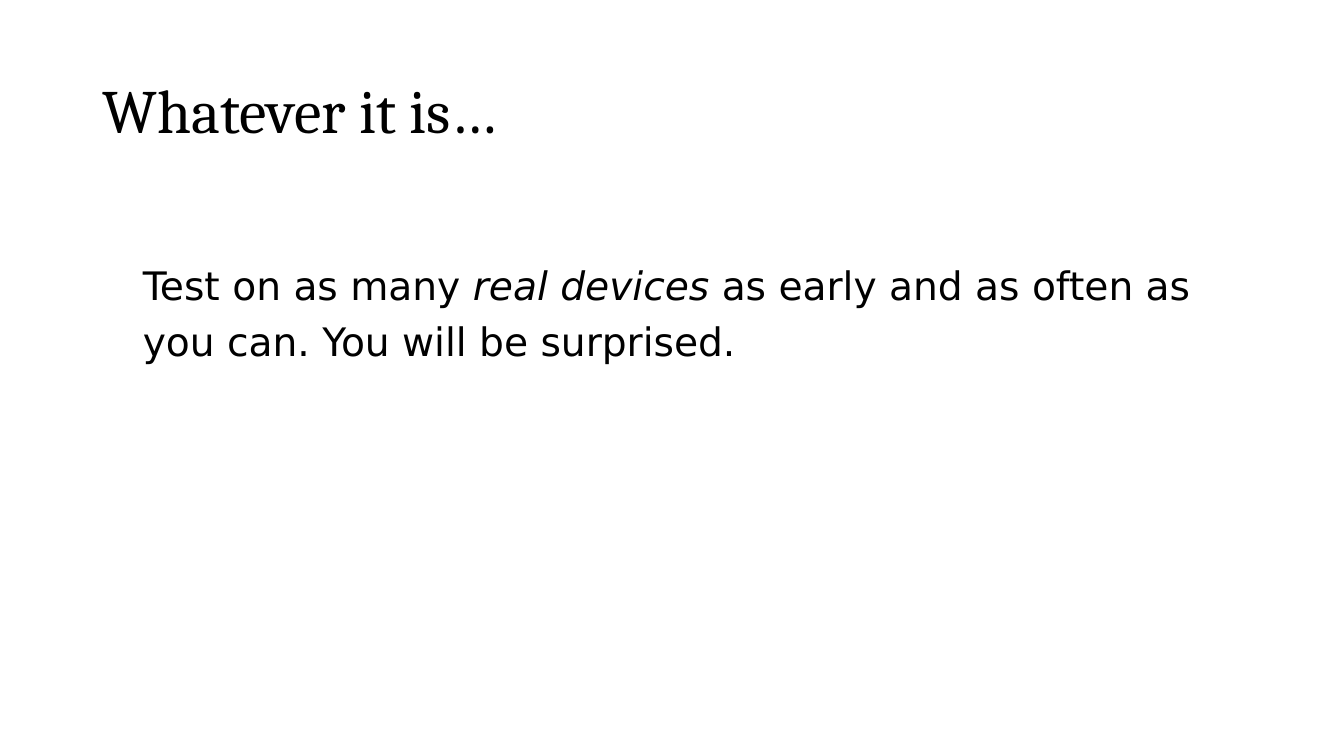
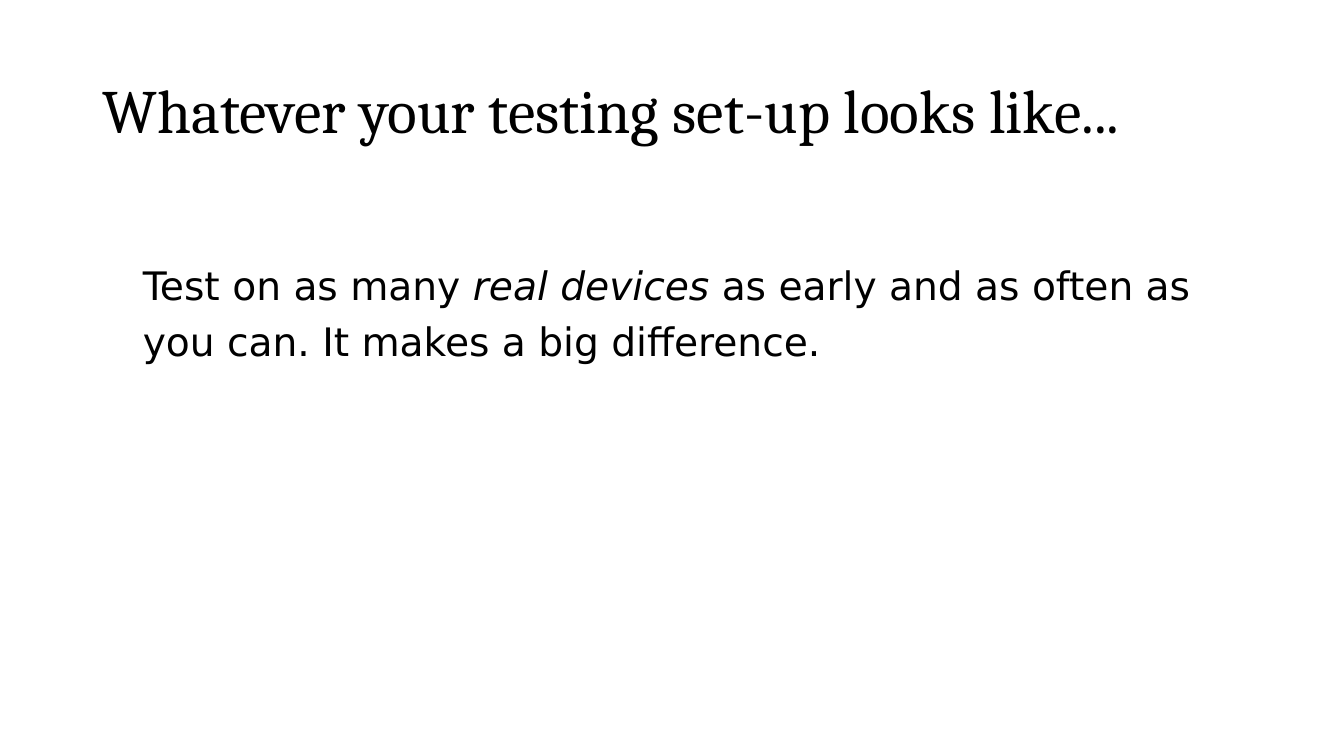
Before and after one commit to roblarsen/rob-larsen-presentations, a slide deck: slide 26 of wild-world-web.pptx (slide 25 before the commit). Drawn at 1344x756 pixels with LibreOffice and Linux fonts; fonts in the diff are those of the drawing; background and template pictures are left out. Boxes give left, top, right and bottom in pixels: in the first picture for what was removed or moved away, otherwise in the second. Text is boxed around its words. In the diff, an @@ line names an element or a change of style, - is before the commit and + after.

```diff
--- a/wild-world-web.pptx
+++ b/wild-world-web.pptx
@@ title at box(102, 90, 1119, 147): text changed @@
-Whatever it is…
+Whatever your testing set-up looks like...
@@ text at box(143, 270, 1190, 364): text changed @@
-Test on as many real devices as early and as often as you can. You will be surprised.
+Test on as many real devices as early and as often as you can. It makes a big difference.
```
Also in this commit, not shown: 7 other slides changed, 6 slides added, 2 slides removed.
